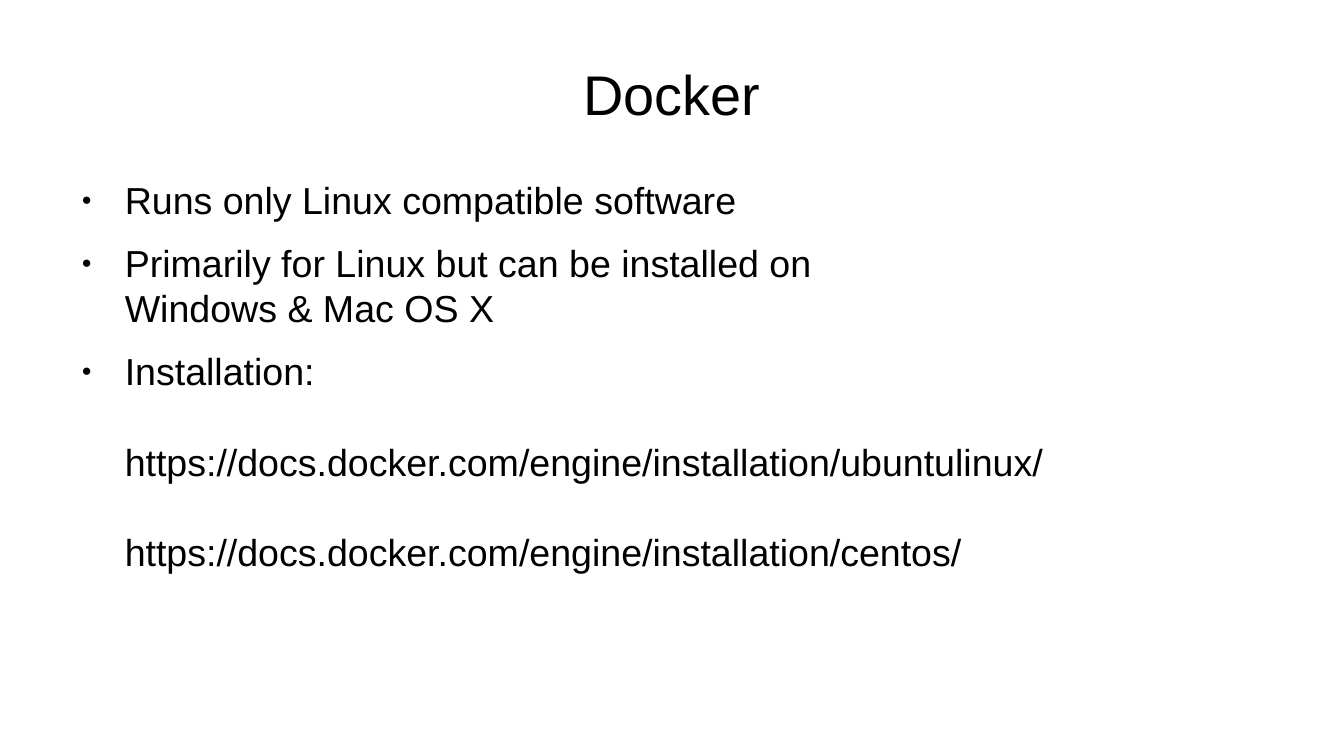
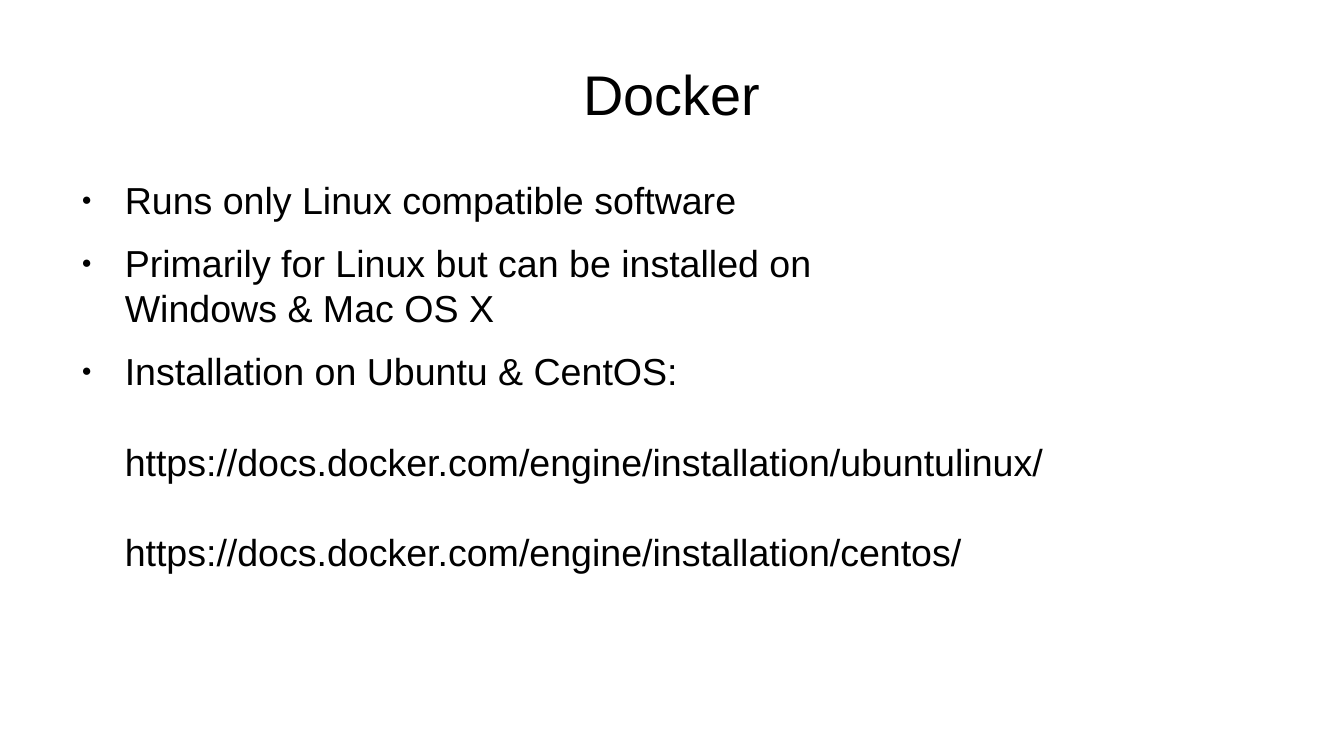
Before and after one commit to vladbalmos/docker-presentation, a slide deck: slide 13 of docker.odp. Drawn at 1344x756 pixels with LibreOffice and Linux fonts; fonts in the diff are those of the drawing. Boxes give left, top, right and bottom in pixels: in the first picture for what was removed or moved away, otherwise in the second. Text is boxed around its words. In the diff, an @@ line names an element or a change of style, - is before the commit and + after.

```diff
--- a/docker.odp
+++ b/docker.odp
@@ text at [125, 357, 1043, 573]: text changed @@
-● Installation:
-  https://docs.docker.com/engine/installation/ubuntulinux/
-  https://docs.docker.com/engine/installation/centos/
+● Installation on Ubuntu & CentOS:
+  https://docs.docker.com/engine/installation/ubuntulinux/
+  https://docs.docker.com/engine/installation/centos/
```
Also in this commit, not shown: 1 other slide changed, 13 slides added, 1 slide removed, 2 other files.
